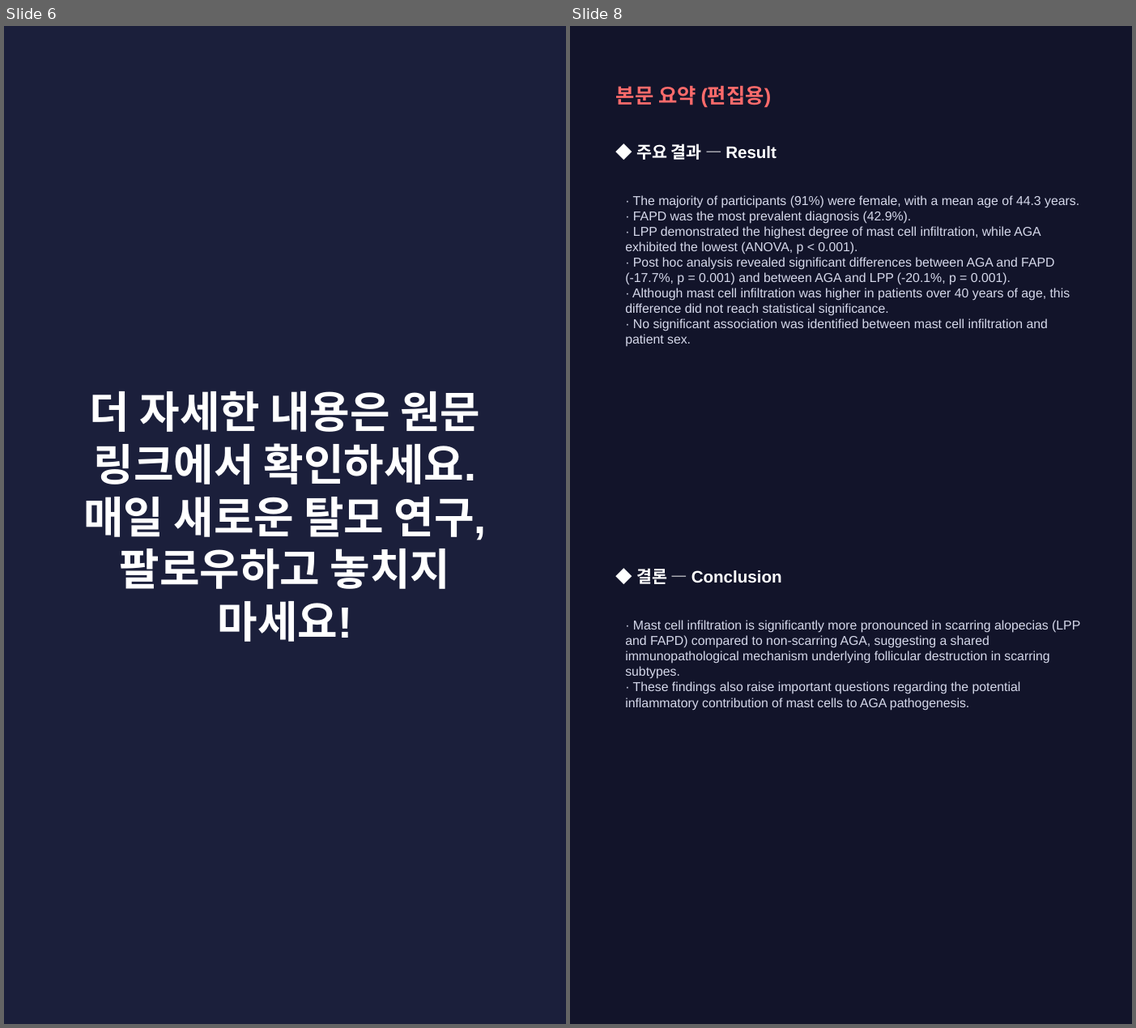
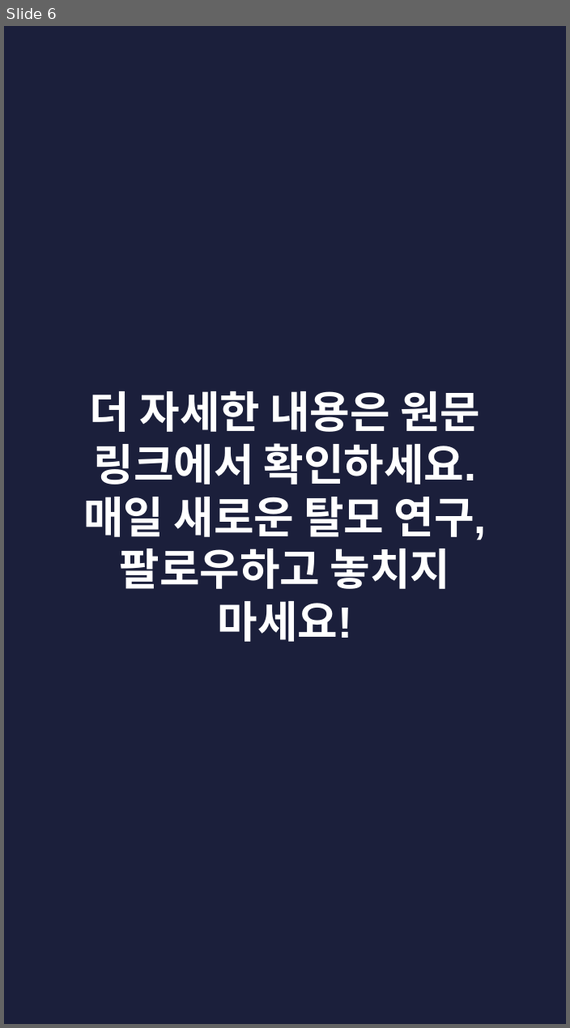
Before and after one commit to hyokang2010-BJ-ANTH/product-builder-test, a slide deck: pwa/data/latest/slides.pptx. Shown side by side, each under a label of ours: slides 6 and 8 before the commit, slide 6 after it; the slides between them are not shown. The pictures are 1136x1028 and 570x1028 pixels, drawn with LibreOffice and Linux fonts; fonts in the diff are those of the drawing. Boxes give left, top, right and bottom in pixels: in the first picture for what was removed or moved away, otherwise in the second. Text is boxed around its words. In the diff, an @@ line names an element or a change of style, - is before the commit and + after.

```diff
--- a/pwa/data/latest/slides.pptx
+++ b/pwa/data/latest/slides.pptx
@@ slide 8 removed at (570,26,1132,1024), background #12142A @@
@@ text removed at (616,85,772,108) @@
-본문 요약 (편집용)
@@ text removed at (636,143,777,160) @@
-◆ 주요 결과 — Result
@@ text removed at (625,195,1079,347) @@
-· The majority of participants (91%) were female, with a mean age of 44.3 years.
-· FAPD was the most prevalent diagnosis (42.9%).
-· LPP demonstrated the highest degree of mast cell infiltration, while AGA exhibited the lowest (ANOVA, p < 0.001).
-· Post hoc analysis revealed significant differences between AGA and FAPD (-17.7%, p = 0.001) and between AGA and LPP (-20.1%, p = 0.001).
-· Although mast cell infiltration was higher in patients over 40 years of age, this difference did not reach statistical significance.
-· No significant association was identified between mast cell infiltration and patient sex.
@@ text removed at (636,568,782,584) @@
-◆ 결론 — Conclusion
@@ text removed at (625,620,1080,710) @@
-· Mast cell infiltration is significantly more pronounced in scarring alopecias (LPP and FAPD) compared to non-scarring AGA, suggesting a shared immunopathological mechanism underlying follicular destruction in scarring subtypes.
-· These findings also raise important questions regarding the potential inflammatory contribution of mast cells to AGA pathogenesis.
```
Also in this commit, not shown: 2 slides changed, 4 slides added, 4 other slides removed, 26 other files.
